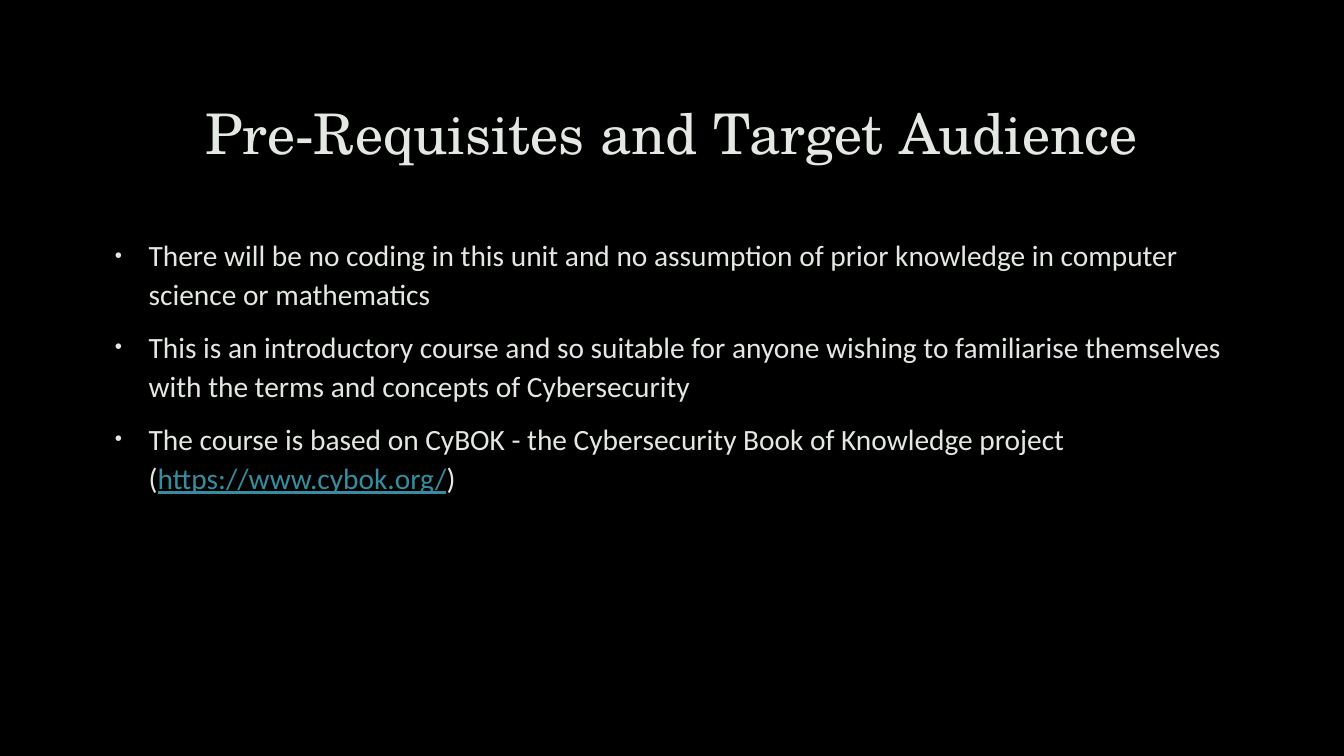
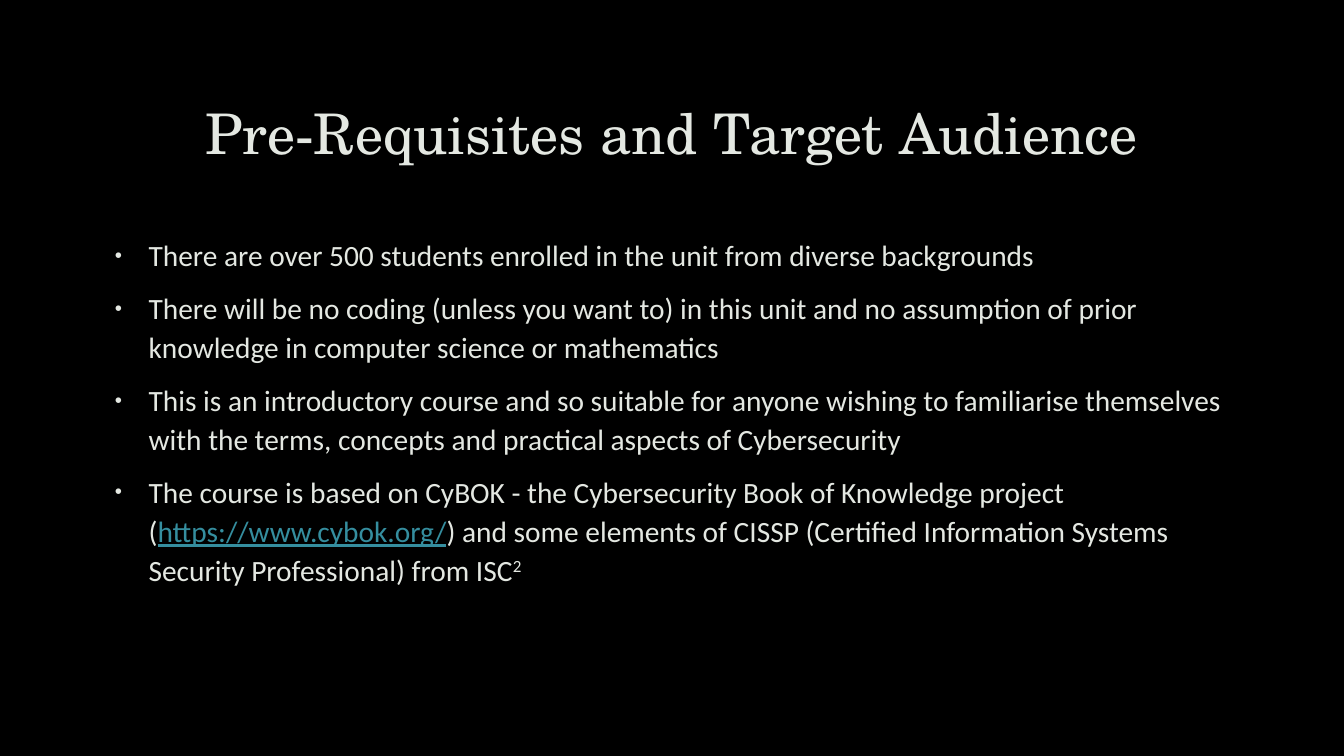
Before and after one commit to uwacsp/cits1003, a slide deck: slide 4 of Lectures/CITS1003-1 Overview.pptx (slide 3 before the commit). Drawn at 1344x756 pixels with LibreOffice and Linux fonts; fonts in the diff are those of the drawing; background and template pictures are left out. Boxes give left, top, right and bottom in pixels: in the first picture for what was removed or moved away, otherwise in the second. Text is boxed around its words. In the diff, an @@ line names an element or a change of style, - is before the commit and + after.

Commit message:
updated intro lecture

```diff
--- a/Lectures/CITS1003-1 Overview.pptx
+++ b/Lectures/CITS1003-1 Overview.pptx
@@ text at (x1=149, y1=245, x2=1220, y2=586): text changed @@
-• There will be no coding in this unit and no assumption of prior knowledge in computer science or mathematics
-• This is an introductory course and so suitable for anyone wishing to familiarise themselves with the terms and concepts of Cybersecurity
-• The course is based on CyBOK - the Cybersecurity Book of Knowledge project (https://www.cybok.org/)
+• There are over 500 students enrolled in the unit from diverse backgrounds
+• There will be no coding (unless you want to) in this unit and no assumption of prior knowledge in computer science or mathematics
+• This is an introductory course and so suitable for anyone wishing to familiarise themselves with the terms, concepts and practical aspects of Cybersecurity
+• The course is based on CyBOK - the Cybersecurity Book of Knowledge project (https://www.cybok.org/) and some elements of CISSP (Certified Information Systems Security Professional) from ISC2
```
Also in this commit, not shown: 2 other slides changed, 4 slides added, 4 slides removed.
